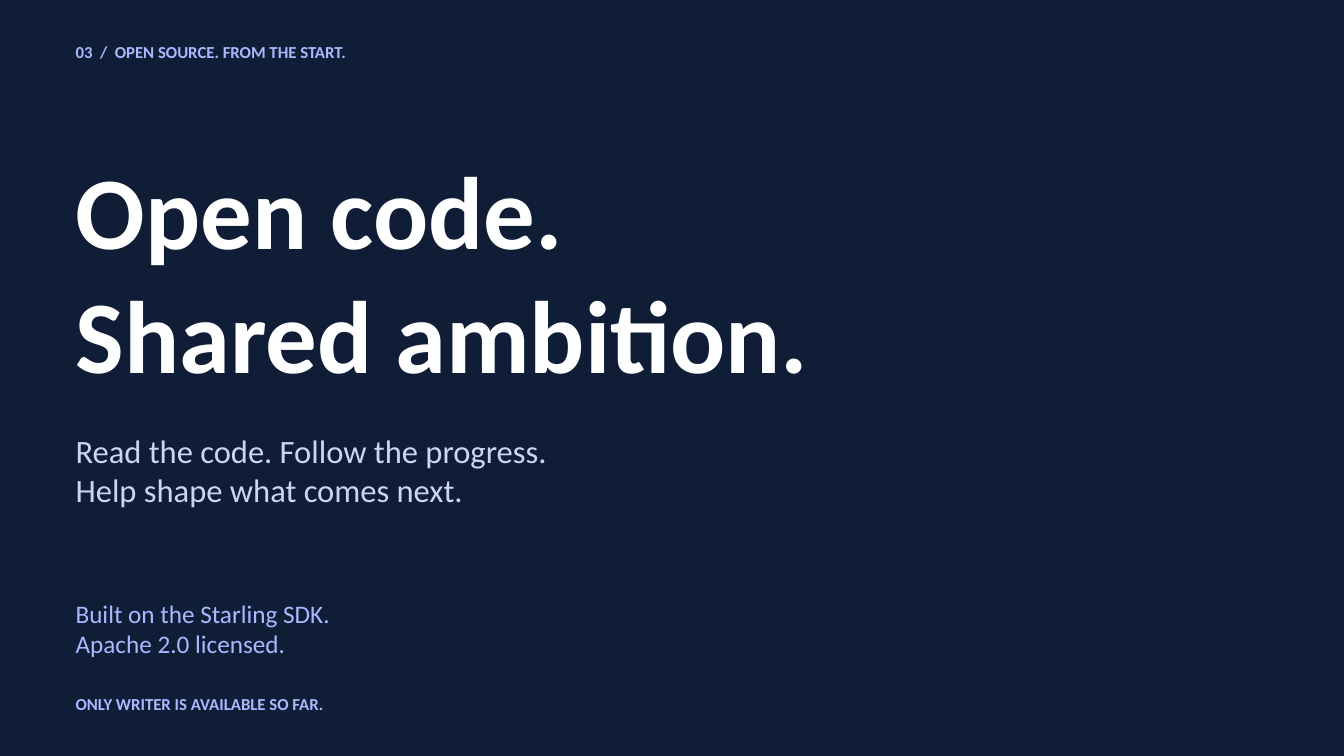
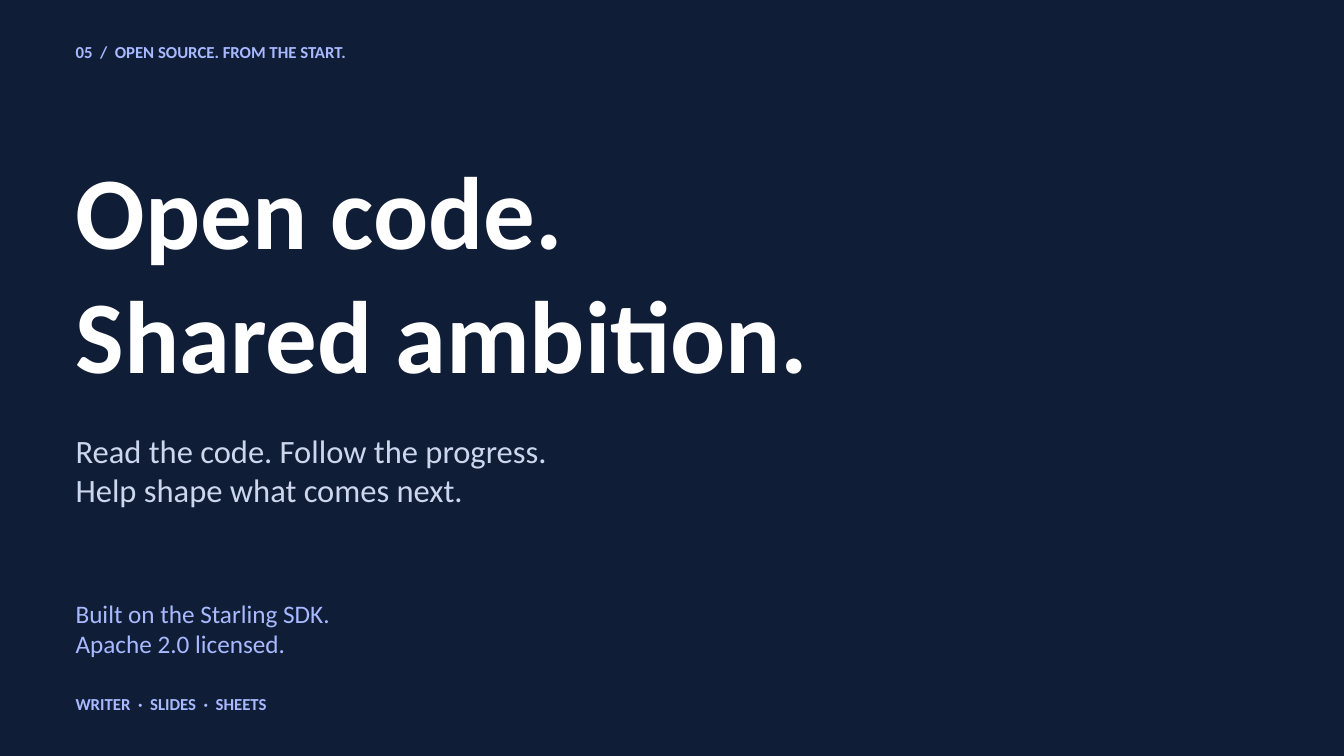
Before and after one commit to starling-build/openoffice, a slide deck: slide 6 of slides/landing-wide.pptx (slide 4 before the commit). Drawn at 1344x756 pixels with LibreOffice and Linux fonts; fonts in the diff are those of the drawing. Boxes give left, top, right and bottom in pixels: in the first picture for what was removed or moved away, otherwise in the second. Text is boxed around its words. In the diff, an @@ line names an element or a change of style, - is before the commit and + after.

Commit message:
site: feature Writer, Slides, and Sheets across the landing deck

```diff
--- a/slides/landing-wide.pptx
+++ b/slides/landing-wide.pptx
@@ text at [76,47,346,58]: text changed @@
-03 / OPEN SOURCE. FROM THE START.
+05 / OPEN SOURCE. FROM THE START.
@@ text at [76,699,267,710]: text changed @@
-ONLY WRITER IS AVAILABLE SO FAR.
+WRITER · SLIDES · SHEETS
```
Also in this commit, not shown: 2 other slides changed, 2 slides added, 15 other files.
